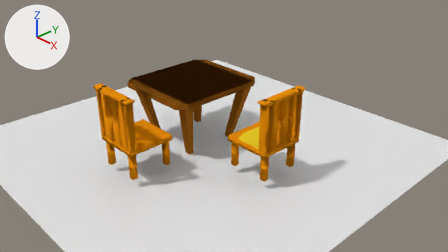
The Blender file dining better.blend: old version first, new version second.
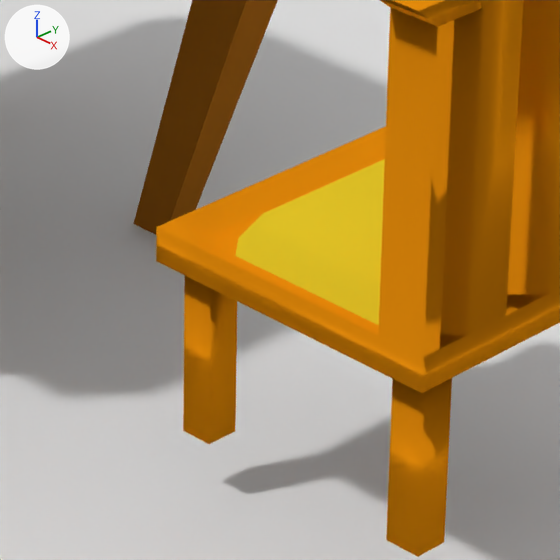
There are two pictures of each version: one from the file's camera 'Camera', one close up on the part from 46% to 63% of the width and 41% to 72% of the height. Arrows for +X, +Y and +Z are at upper left; the lights stay in place.
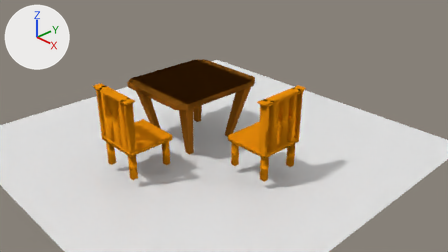
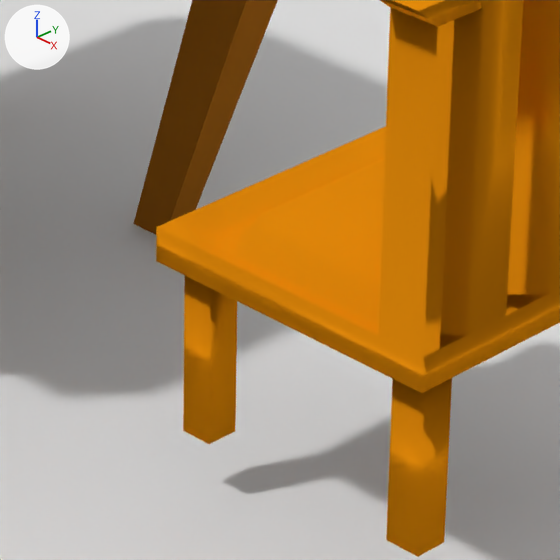
Location of each change, [x1, y1, x2, y2] in pixels of the close-ups (560 x 560 px):
part 1 of me_cube_002, recoloured (yellow to orange): [235, 159, 385, 325] in both

Patch to the scene script:
```diff
--- a/dining better.blend.py
+++ b/dining better.blend.py
@@ me_cube_002 @@
 me_cube_002.from_pydata(...)  # 230 vertices, 227 faces; spans x -1.2..1.2, y -1.0..1.0, z -11.3..19.8
 # used by ob_cube_002; location = (1.771, -0.056, 0.801); rotation_euler = (0.0, 0.0, 1.571), in degrees (0, 0, 90); scale = (0.5, 0.5, 0.0539)
+# me_cube_002 part 1: all 17 faces that had it switch from mat_pillow_001 (yellow #e7ca29) to mat_pillow (orange #e78d0c)
```
